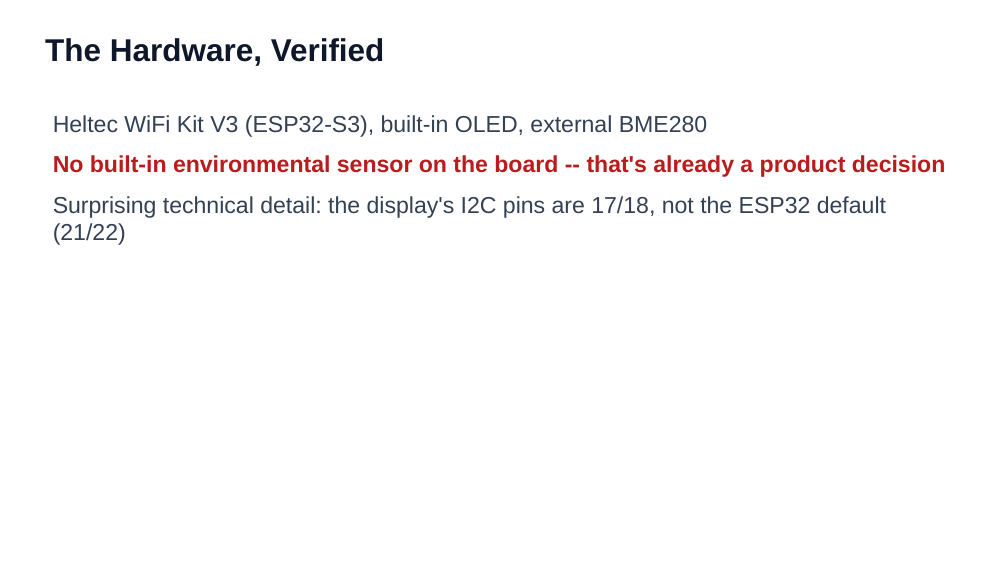
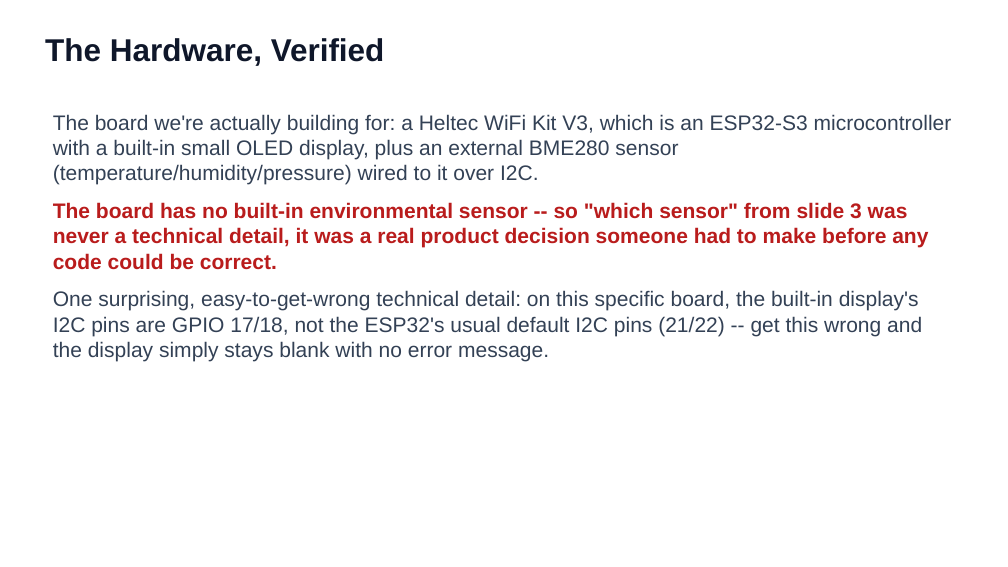
Before and after one commit to ronyronen/speckit-claude-presentation, a slide deck: slide 17 of presentation/speckit-workshop-draft-en.pptx. Drawn at 1008x567 pixels with LibreOffice and Linux fonts; fonts in the diff are those of the drawing. Boxes give left, top, right and bottom in pixels: in the first picture for what was removed or moved away, otherwise in the second. Text is boxed around its words. In the diff, an @@ line names an element or a change of style, - is before the commit and + after.

```diff
--- a/presentation/speckit-workshop-draft-en.pptx
+++ b/presentation/speckit-workshop-draft-en.pptx
@@ text at [53, 114, 952, 361]: text changed; size 22 to 20 pt @@
-Heltec WiFi Kit V3 (ESP32-S3), built-in OLED, external BME280
-No built-in environmental sensor on the board -- that's already a product decision
-Surprising technical detail: the display's I2C pins are 17/18, not the ESP32 default (21/22)
+The board we're actually building for: a Heltec WiFi Kit V3, which is an ESP32-S3 microcontroller with a built-in small OLED display, plus an external BME280 sensor (temperature/humidity/pressure) wired to it over I2C.
+The board has no built-in environmental sensor -- so "which sensor" from slide 3 was never a technical detail, it was a real product decision someone had to make before any code could be correct.
+One surprising, easy-to-get-wrong technical detail: on this specific board, the built-in display's I2C pins are GPIO 17/18, not the ESP32's usual default I2C pins (21/22) -- get this wrong and the display simply stays blank with no error message.
```
Also in this commit, not shown: 8 other slides changed, 1 slide added, 1 slide removed, 1 other file.
